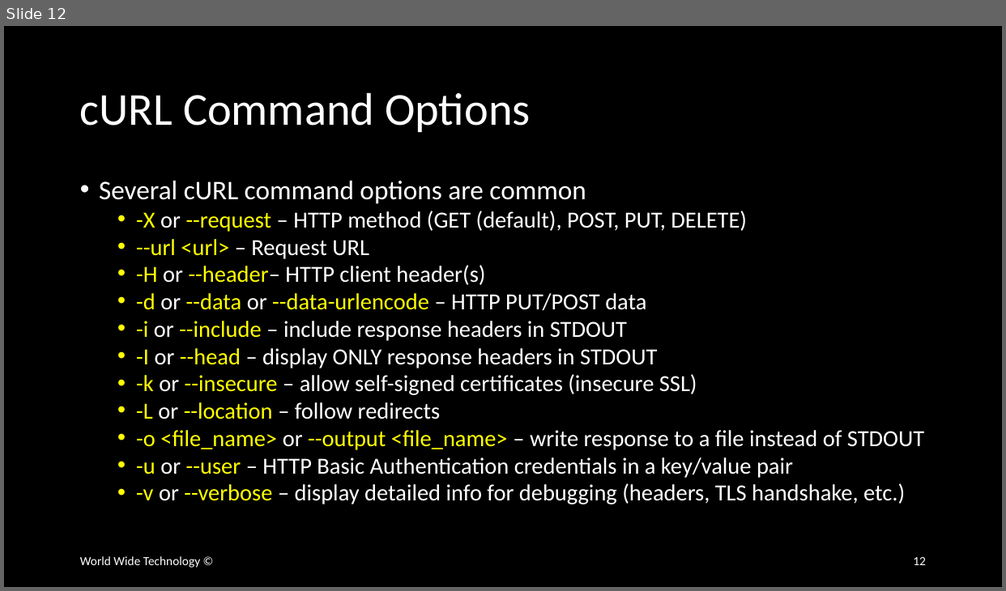
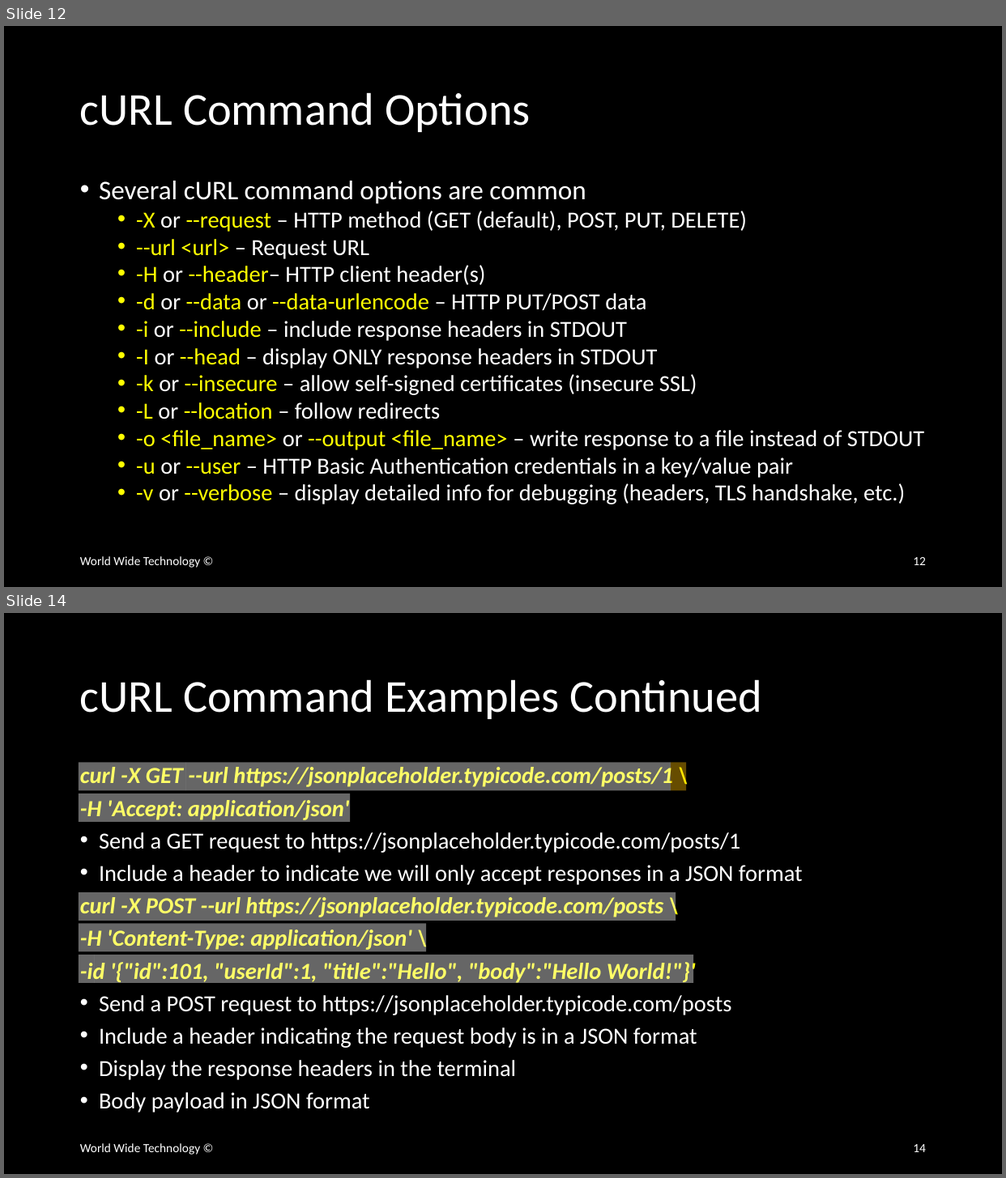
Before and after one commit to wwt/curl-requests-foundations, a slide deck: curl-requests-foundations.pptx. Shown one above the other, each under a label of ours: slide 12 before the commit, slides 12 and 14 after it; the slides between them are not shown. The pictures are 1006x591 and 1006x1178 pixels, drawn with LibreOffice and Linux fonts; fonts in the diff are those of the drawing. Boxes give left, top, right and bottom in pixels: in the first picture for what was removed or moved away, otherwise in the second. Text is boxed around its words. In the diff, an @@ line names an element or a change of style, - is before the commit and + after.

Commit message:
Completed the first of two cURL command example slides

```diff
--- a/curl-requests-foundations.pptx
+++ b/curl-requests-foundations.pptx
@@ slide 14 added at [4,613,1002,1174], background #000000 @@
@@ title added at [80,679,762,719], 44 pt, text #FFFFFF @@
+cURL Command Examples Continued
@@ rectangle added at [78,763,186,791], fill #FFFFFF at 40% opacity @@
@@ text added at [80,764,803,1113], 22.2 pt, text #FFFFFF @@
+curl -X GET --url https://jsonplaceholder.typicode.com/posts/1 \
+-H 'Accept: application/json'
+• Send a GET request to https://jsonplaceholder.typicode.com/posts/1
+• Include a header to indicate we will only accept responses in a JSON format
+curl -X POST --url https://jsonplaceholder.typicode.com/posts \
+-H 'Content-Type: application/json' \
+-id '{"id":101, "userId":1, "title":"Hello", "body":"Hello World!"}'
+• Send a POST request to https://jsonplaceholder.typicode.com/posts
+• Include a header indicating the request body is in a JSON format
+• Display the response headers in the terminal
+• Body payload in JSON format
@@ rectangle added at [187,763,671,791], fill #FFFFFF at 40% opacity @@
@@ rectangle added at [671,763,686,791], fill #FFC000 at 40% opacity @@
@@ rectangle added at [78,794,350,822], fill #FFFFFF at 40% opacity @@
@@ rectangle added at [78,892,197,921], fill #FFFFFF at 40% opacity @@
@@ rectangle added at [198,892,676,921], fill #FFFFFF at 40% opacity @@
@@ rectangle added at [78,924,425,952], fill #FFFFFF at 40% opacity @@
@@ rectangle added at [78,955,95,983], fill #FFFFFF at 40% opacity @@
@@ rectangle added at [95,955,693,983], fill #FFFFFF at 40% opacity @@
@@ text added at [80,1144,200,1155], 12 pt, text #FFFFFF @@
+World Wide Technology ©
@@ page number added at [913,1144,926,1152], 12 pt, text #FFFFFF @@
+14
```
Also in this commit, not shown: 1 slide changed, 2 other slides added.
